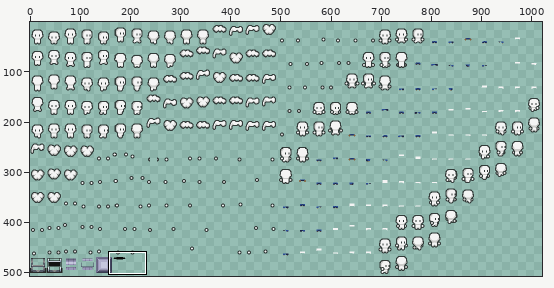
Sprite sheet: PitHero/Content/Atlases/Actors.png. The picture above shows the old version from afar; the outline marks the close-up.
Close-up. As it was:
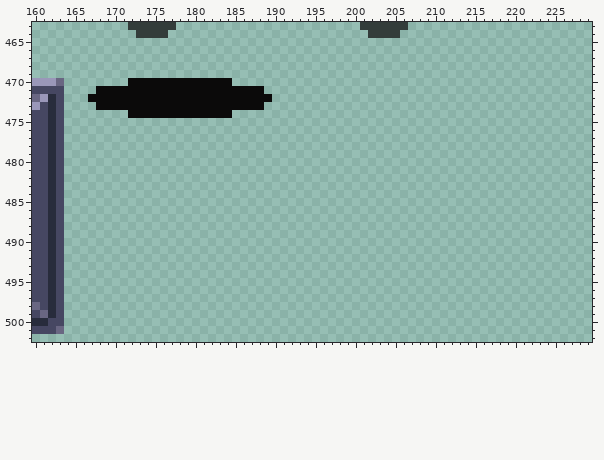
The file is 1024x512 pixels. Shown: x 160..229, y 463..502. The wide view leaves out empty margins.
And afterwards:
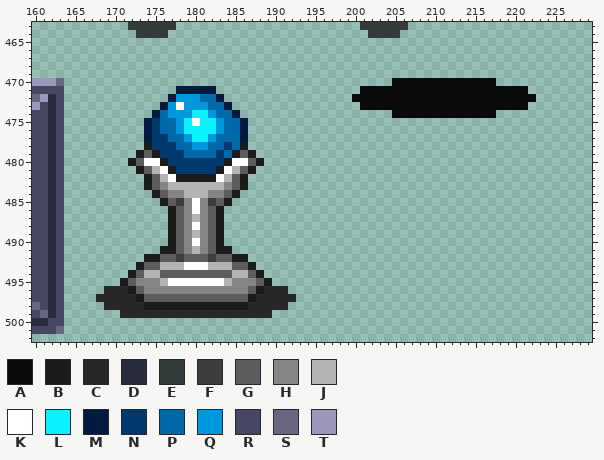
Palette (. is transparent): A #0b0a0a  B #1b1b1b  C #272727  D #282c3c  E #333c3a  F #3d3d3d  G #5d5d5d  H #858585  J #b4b4b4  K #ffffff  L #0cf1ff  M #03193f  N #00396d  P #0069aa  Q #0098dc  R #464762  S #696682  T #9a97b9
Difference:
{"y":470,"x":172,"old":"AAAAAAAAAAAAA","new":"............."}
{"y":470,"x":205,"old":".............","new":"AAAAAAAAAAAAA"}
{"y":471,"x":168,"old":"AAAAAAAAAAAAAAAAAAAAA","new":"..........MMMMM......"}
{"y":471,"x":201,"old":".....................","new":"AAAAAAAAAAAAAAAAAAAAA"}
{"y":472,"x":167,"old":"AAAAAAAAAAAAAAAAAAAAAAA","new":"..........MQQQPPM......"}
{"y":472,"x":200,"old":".......................","new":"AAAAAAAAAAAAAAAAAAAAAAA"}
{"y":473,"x":168,"old":"AAAAAAAAAAAAAAAAAAAAA","new":"........MQKQQQPPM...."}
{"y":473,"x":201,"old":".....................","new":"AAAAAAAAAAAAAAAAAAAAA"}
{"y":474,"x":172,"old":"AAAAAAAAAAAAA.","new":"...MPQQQLLQPPM"}
{"y":474,"x":205,"old":".............","new":"AAAAAAAAAAAAA"}
{"y":475,"x":174,"old":".............","new":"MNPPQLKLLQPPM"}
{"y":476,"x":174,"old":".............","new":"MNPPQLLLLQPPM"}
{"y":477,"x":174,"old":".............","new":"MNNPPQLLQPPPM"}
{"y":478,"x":174,"old":".............","new":"BNNNPPQQPPNPB"}
{"y":479,"x":173,"old":"...............","new":"BGBNNNPPPPNPBGB"}
{"y":480,"x":172,"old":".................","new":"BGKKBNNNNNNNBKKGB"}
{"y":481,"x":173,"old":"...............","new":"BGJKBNNNNNBKJGB"}
{"y":482,"x":174,"old":".............","new":"BGJKBBBBBKJGB"}
{"y":483,"x":174,"old":".............","new":"BGHJJJJJJJHGB"}
{"y":484,"x":175,"old":"...........","new":"BGHHJJJHHGB"}
{"y":485,"x":176,"old":".........","new":"BGFHKHFGB"}
{"y":486,"x":177,"old":".......","new":"BGHKHGB"}
{"y":487,"x":177,"old":".......","new":"BGHJHGB"}
{"y":488,"x":177,"old":".......","new":"BGHKHGB"}
{"y":489,"x":177,"old":".......","new":"BGHJHGB"}
{"y":490,"x":177,"old":".......","new":"BGHKHGB"}
{"y":491,"x":176,"old":".........","new":"BBGHJHGBB"}
{"y":492,"x":174,"old":".............","new":"BBGGFGGGFGGBB"}
{"y":493,"x":173,"old":"...............","new":"BGGJJJKKKJJJGGB"}
{"y":494,"x":172,"old":".................","new":"BGJJGGGGGGGGGJJGB"}
{"y":495,"x":171,"old":"...................","new":"BGHHHJKKKKKKKJHHHGB"}
{"y":496,"x":169,"old":".......................","new":"CCCBGHHHHHHHHHHHHHGBCCC"}
{"y":497,"x":168,"old":".........................","new":"CCCCCBGGGGGGGGGGGGGBCCCCC"}
{"y":498,"x":169,"old":".......................","new":"CCCCCBBBBBBBBBBBBBCCCCC"}
{"y":499,"x":171,"old":"...................","new":"CCCCCCCCCCCCCCCCCCC"}
{"label":"changed","picture_box":[88,78,296,318]}
{"label":"added","picture_box":[352,78,536,118]}
